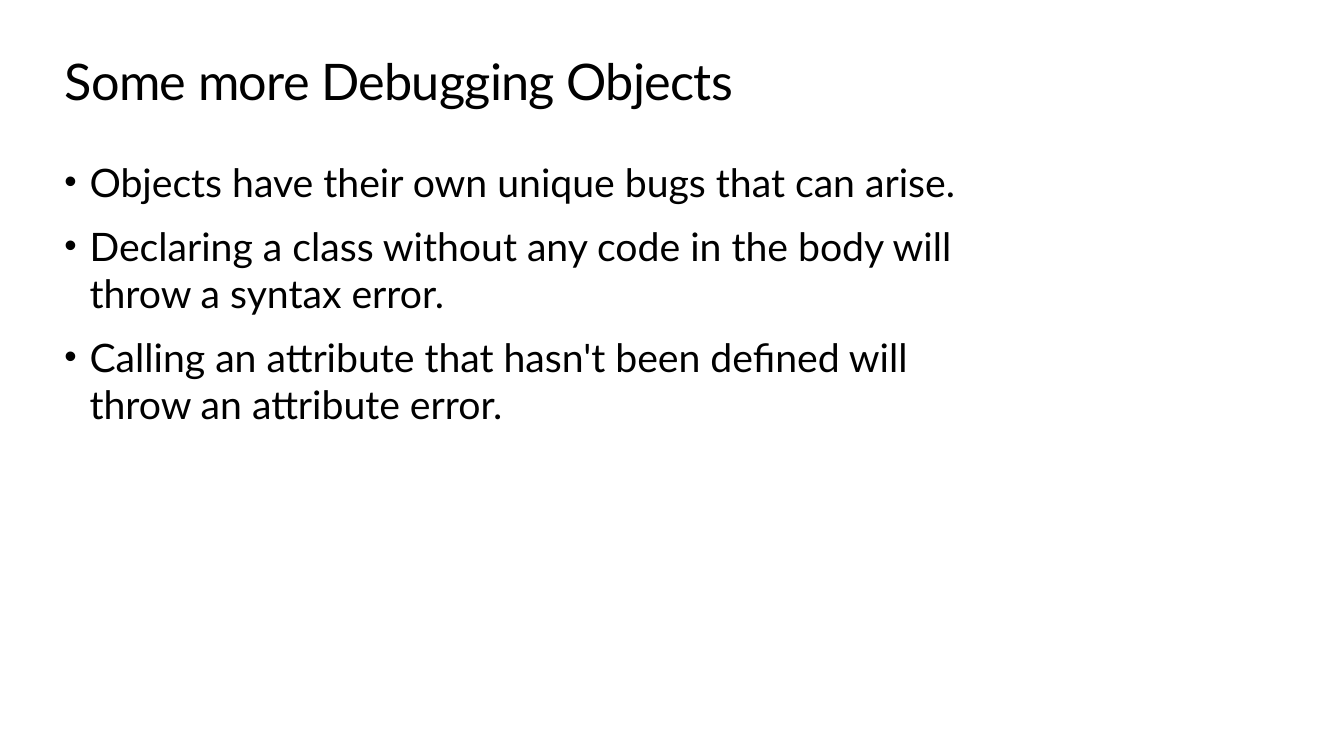
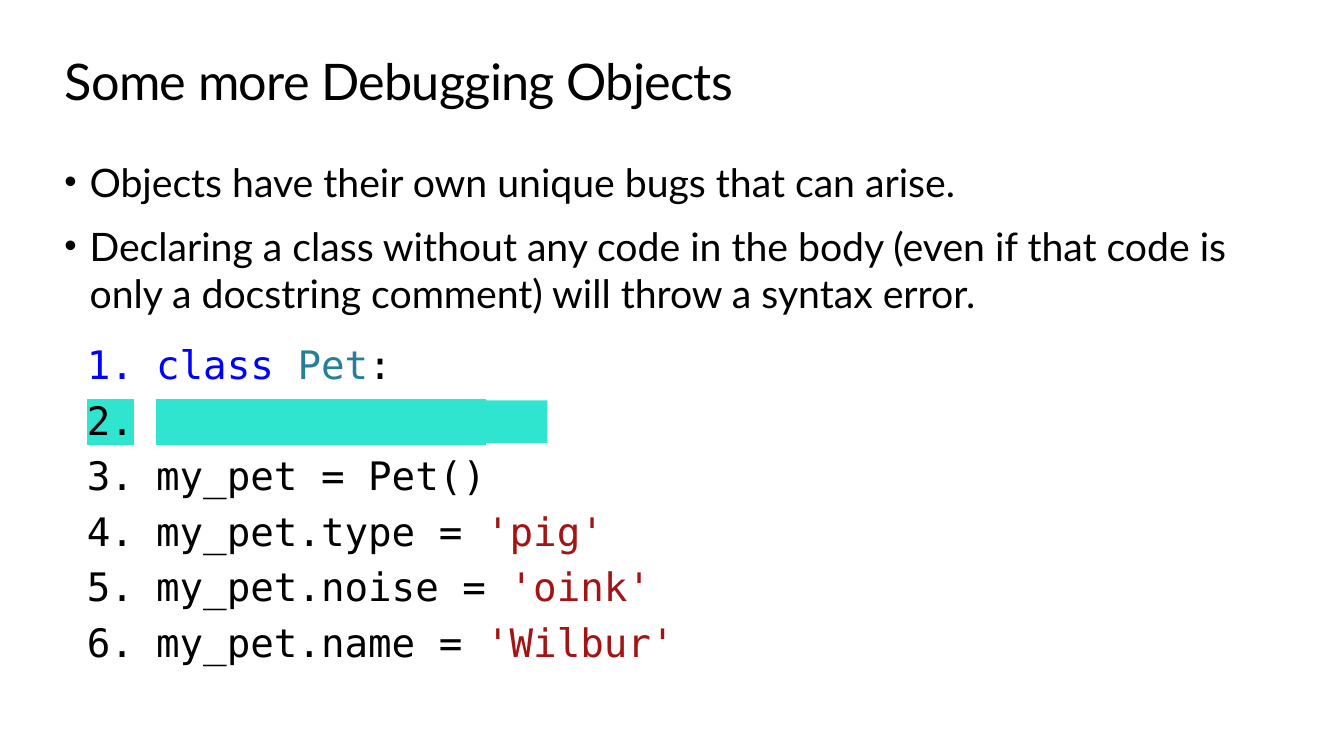
Before and after one commit to TEALSK12/2nd-semester-introduction-to-computer-science, a slide deck: slide 16 of docs/units/7_unit/slidedecks/Intro Python 7.01 TEALS.pptx. Drawn at 1344x756 pixels with LibreOffice and Linux fonts; fonts in the diff are those of the drawing; background and template pictures are left out. Boxes give left, top, right and bottom in pixels: in the first picture for what was removed or moved away, otherwise in the second. Text is boxed around its words. In the diff, an @@ line names an element or a change of style, - is before the commit and + after.

Commit message:
Fix error in embedded object example. (Issue #383)

```diff
--- a/docs/units/7_unit/slidedecks/Intro Python 7.01 TEALS.pptx
+++ b/docs/units/7_unit/slidedecks/Intro Python 7.01 TEALS.pptx
@@ text at (x1=90, y1=230, x2=1226, y2=315): text changed @@
-• Declaring a class without any code in the body will
-  throw a syntax error.
-• Calling an attribute that hasn't been defined will
-  throw an attribute error.
+• Declaring a class without any code in the body (even if that code is only a docstring comment) will throw a syntax error.
@@ text added at (x1=156, y1=349, x2=674, y2=666), 28 pt, text #000000 @@
+1. class Pet:
+2. my_pet = Pet()
+3. my_pet.type = 'pig'
+4. my_pet.noise = 'oink'
+5. my_pet.name = 'Wilbur'
@@ rectangle added at (x1=241, y1=400, x2=548, y2=443), fill #30E5D0 @@
```
Also in this commit, not shown: 4 other slides changed, 10 other files.
